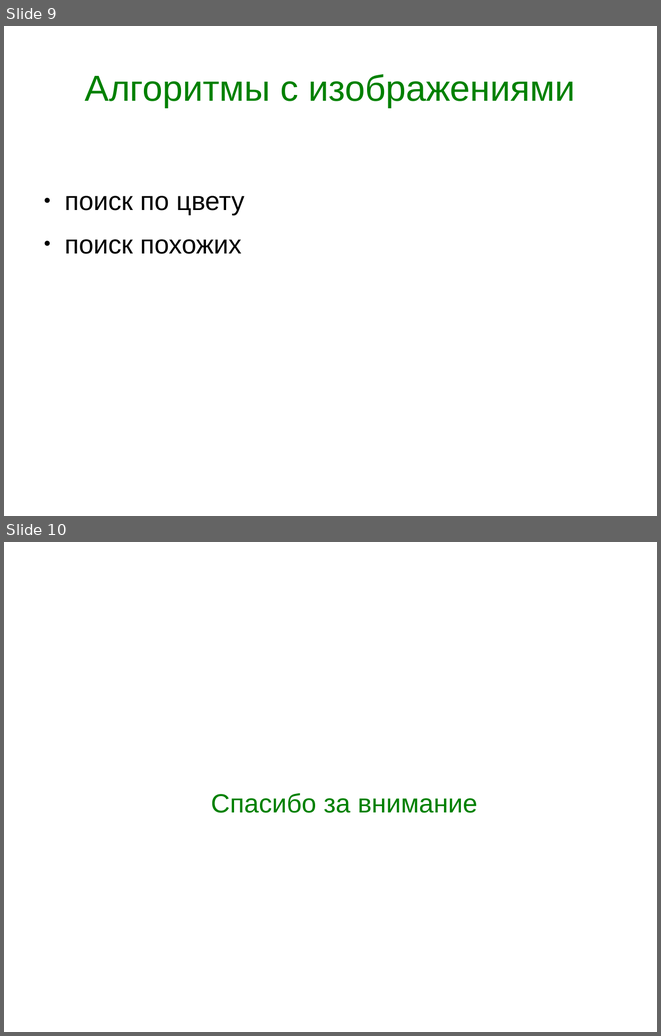
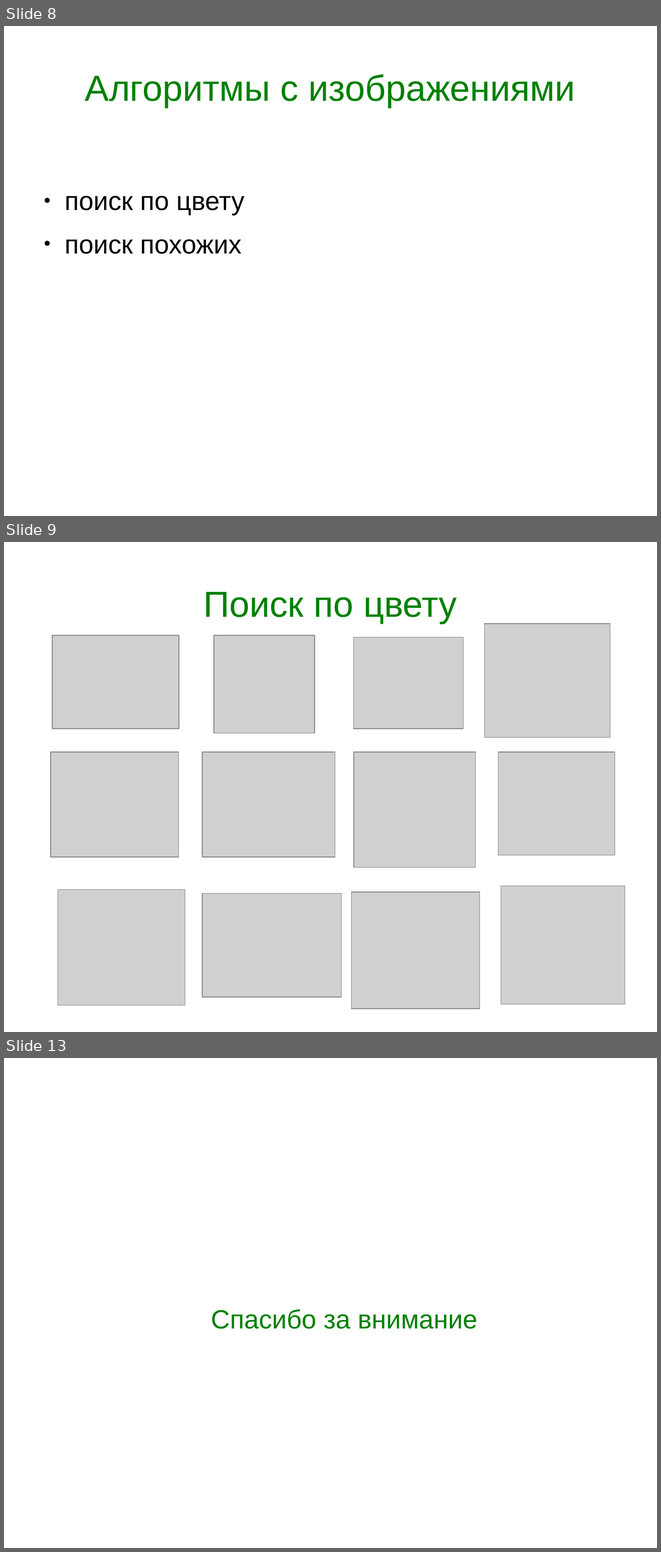
Before and after one commit to tipe/searchbycolor, a slide deck: Presentation.odp. Shown one above the other, each under a label of ours: slides 9 and 10 before the commit, slides 8, 9 and 13 after it; the slides between them are not shown. The pictures are 661x1036 and 661x1552 pixels, drawn with LibreOffice and Linux fonts; fonts in the diff are those of the drawing; grey boxes stand for pictures. Boxes give left, top, right and bottom in pixels: in the first picture for what was removed or moved away, otherwise in the second. Text is boxed around its words. In the diff, an @@ line names an element or a change of style, - is before the commit and + after.

```diff
--- a/Presentation.odp
+++ b/Presentation.odp
@@ slide 9 added at (4, 542, 657, 1032), background #FFFFFF @@
@@ title added at (203, 592, 457, 623), 44 pt, text #008000 @@
+Поиск по цвету
@@ picture added at (52, 635, 179, 728) @@
@@ picture added at (214, 635, 315, 733) @@
@@ picture added at (485, 624, 611, 738) @@
@@ picture added at (354, 637, 464, 729) @@
@@ picture added at (51, 752, 179, 857) @@
@@ picture added at (203, 752, 335, 857) @@
@@ picture added at (354, 752, 476, 867) @@
@@ picture added at (499, 752, 616, 855) @@
@@ picture added at (58, 890, 185, 1005) @@
@@ picture added at (501, 885, 626, 1004) @@
@@ picture added at (203, 893, 342, 997) @@
@@ picture added at (352, 892, 480, 1009) @@
@@ what was slide 9 is now slide 8 @@
@@ what was slide 10 is now slide 13 @@
```
Also in this commit, not shown: 2 slides changed, 6 other slides added, 4 slides removed.
